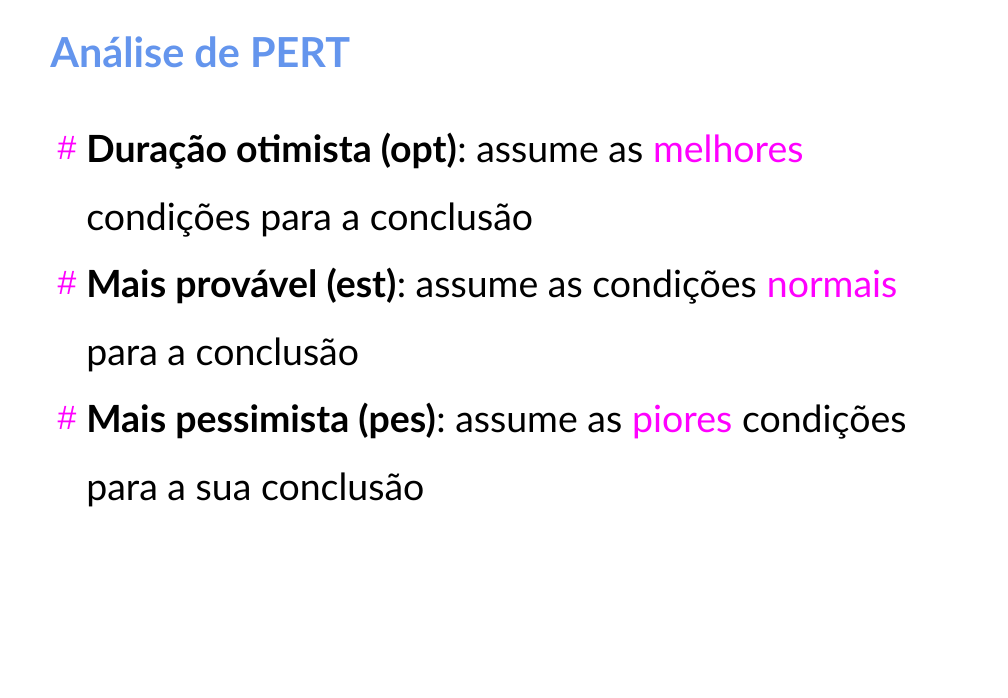
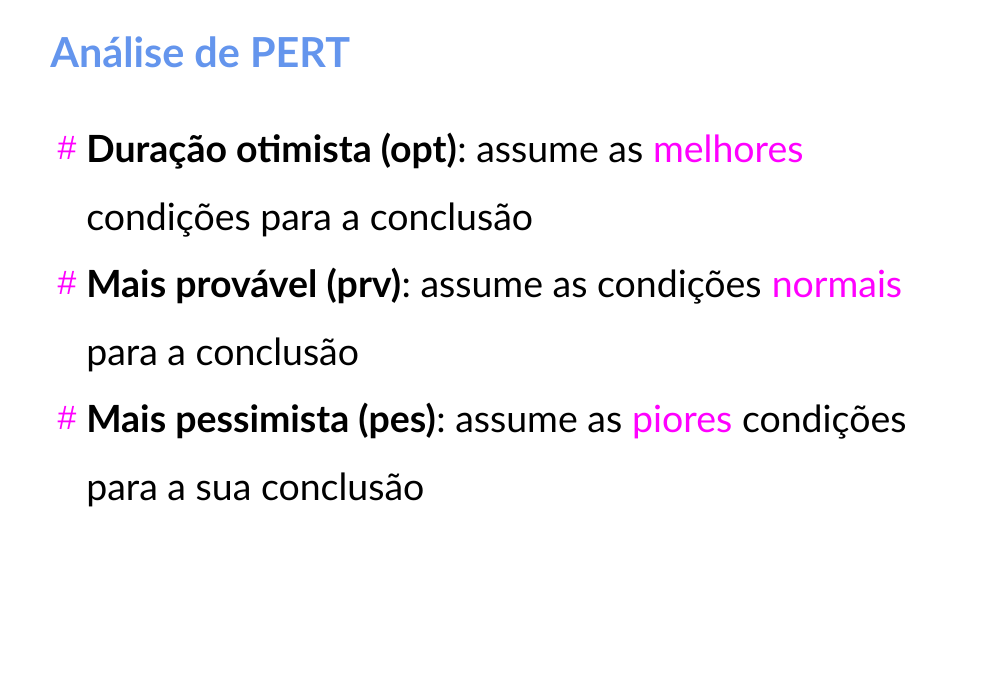
Before and after one commit to gomesluiz/gestao-de-projetos, a slide deck: slide 23 of aulas/project-aula-02.odp (slide 22 before the commit). Drawn at 1008x698 pixels with LibreOffice and Linux fonts; fonts in the diff are those of the drawing. Boxes give left, top, right and bottom in pixels: in the first picture for what was removed or moved away, otherwise in the second. Text is boxed around its words. In the diff, an @@ line names an element or a change of style, - is before the commit and + after.

```diff
--- a/aulas/project-aula-02.odp
+++ b/aulas/project-aula-02.odp
@@ text at bbox=[86, 267, 902, 372]: text changed @@
-# Mais provável (est): assume as condições normais para a conclusão
+# Mais provável (prv): assume as condições normais para a conclusão
```
Also in this commit, not shown: 32 other slides changed, 1 slide added, 44 other files.
